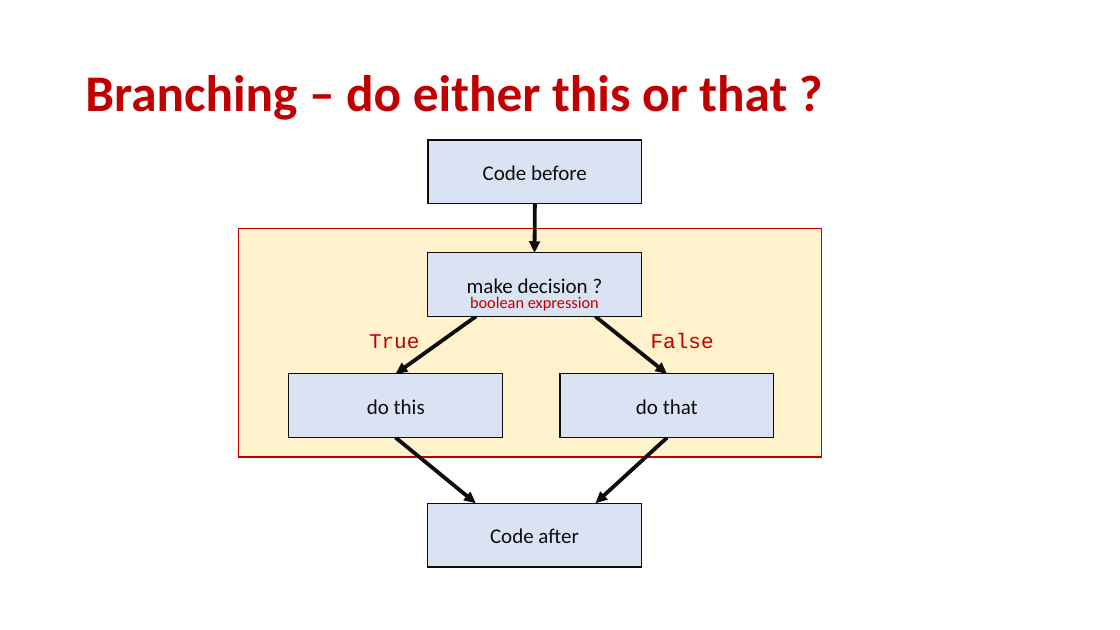
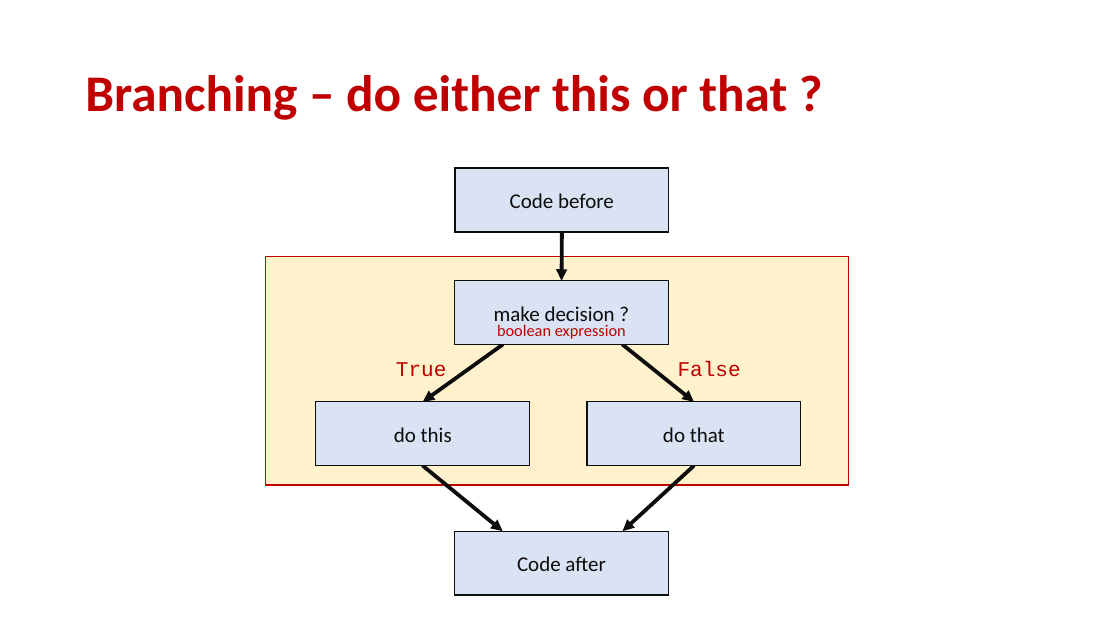
Before and after one commit to gsbrodal/gsbrodal.github.io, a slide deck: slide 3 of ipsa/slides/control.pptx. Drawn at 1120x630 pixels with LibreOffice and Linux fonts; fonts in the diff are those of the drawing. Boxes give left, top, right and bottom in pixels: in the first picture for what was removed or moved away, otherwise in the second. Text is boxed around its words. In the diff, an @@ line names an element or a change of style, - is before the commit and + after.

```diff
--- a/ipsa/slides/control.pptx
+++ b/ipsa/slides/control.pptx
@@ arrow moved from (535, 204) - (534, 253) to (562, 232) - (562, 281) @@
@@ 4 arrows, 1 rectangle: place and size @@
-4 arrows, 1 rectangle at <box>239,229,822,503</box>
+4 arrows, 1 rectangle at <box>266,256,849,531</box>
@@ 5 rectangles, 2 texts: place and size @@
-5 rectangles, 2 texts at <box>289,140,775,567</box>
+5 rectangles, 2 texts at <box>316,168,802,595</box>
@@ text "True": place and size @@
-text "True" at <box>369,334,419,349</box>
+text "True" at <box>396,362,446,377</box>
```
Also in this commit, not shown: 3 other files.
